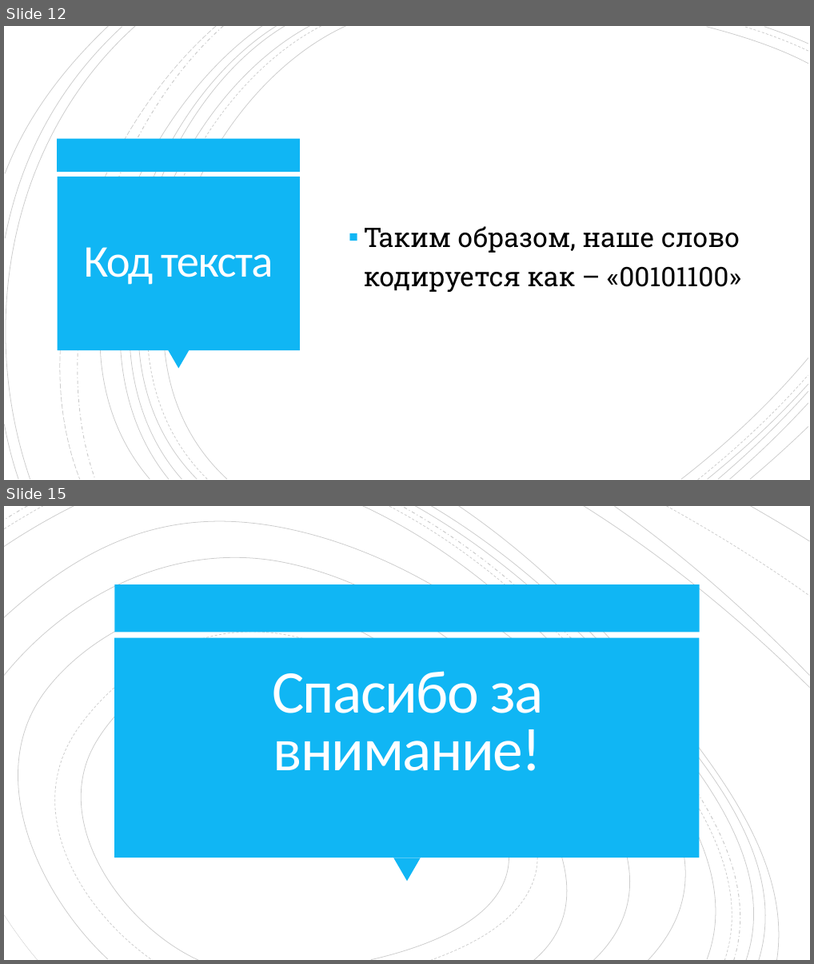
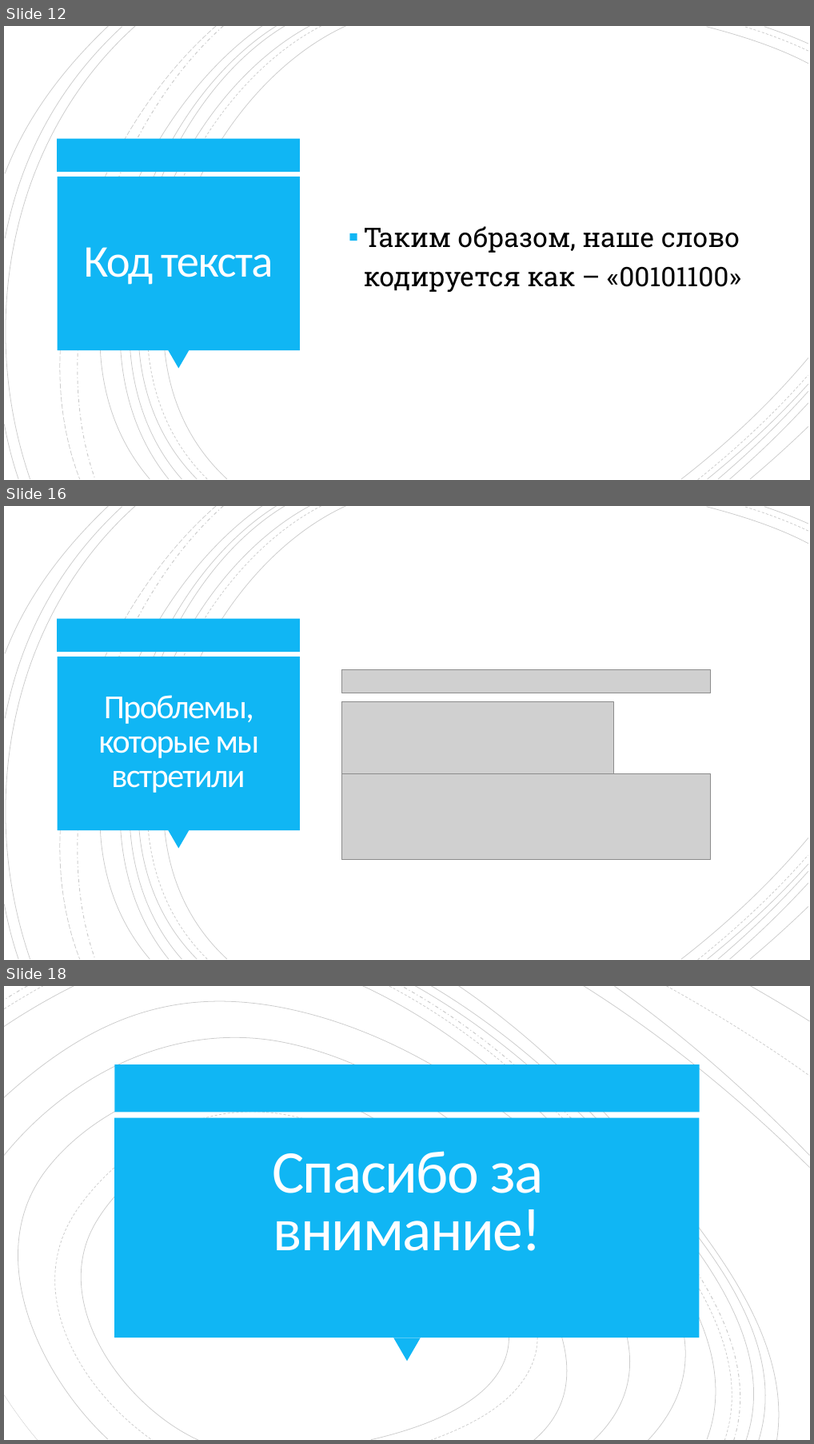
Before and after one commit to ssyp-ru/ssyp19-ws16, a slide deck: Создание архиватора по алгоритму Хаффмана.pptx. Shown one above the other, each under a label of ours: slides 12 and 15 before the commit, slides 12, 16 and 18 after it; the slides between them are not shown. The pictures are 814x964 and 814x1444 pixels, drawn with LibreOffice and Linux fonts; fonts in the diff are those of the drawing; grey boxes stand for pictures. Boxes give left, top, right and bottom in pixels: in the first picture for what was removed or moved away, otherwise in the second. Text is boxed around its words. In the diff, an @@ line names an element or a change of style, - is before the commit and + after.

```diff
--- a/Создание архиватора по алгоритму Хаффмана.pptx
+++ b/Создание архиватора по алгоритму Хаффмана.pptx
@@ slide 16 added at (x1=4, y1=506, x2=810, y2=960), background #FFFFFF; not listed: 24 template elements that a slide beside it also shows @@
@@ picture added at (x1=342, y1=670, x2=710, y2=693) @@
@@ title added at (x1=98, y1=695, x2=260, y2=792), 40 pt, text #FFFEFF @@
+Проблемы, которые мы встретили
@@ picture added at (x1=342, y1=701, x2=614, y2=776) @@
@@ picture added at (x1=342, y1=773, x2=710, y2=860) @@
@@ what was slide 15 is now slide 18 @@
```
Also in this commit, not shown: 4 slides changed, 3 other slides added, 1 slide removed, 5 other files.
